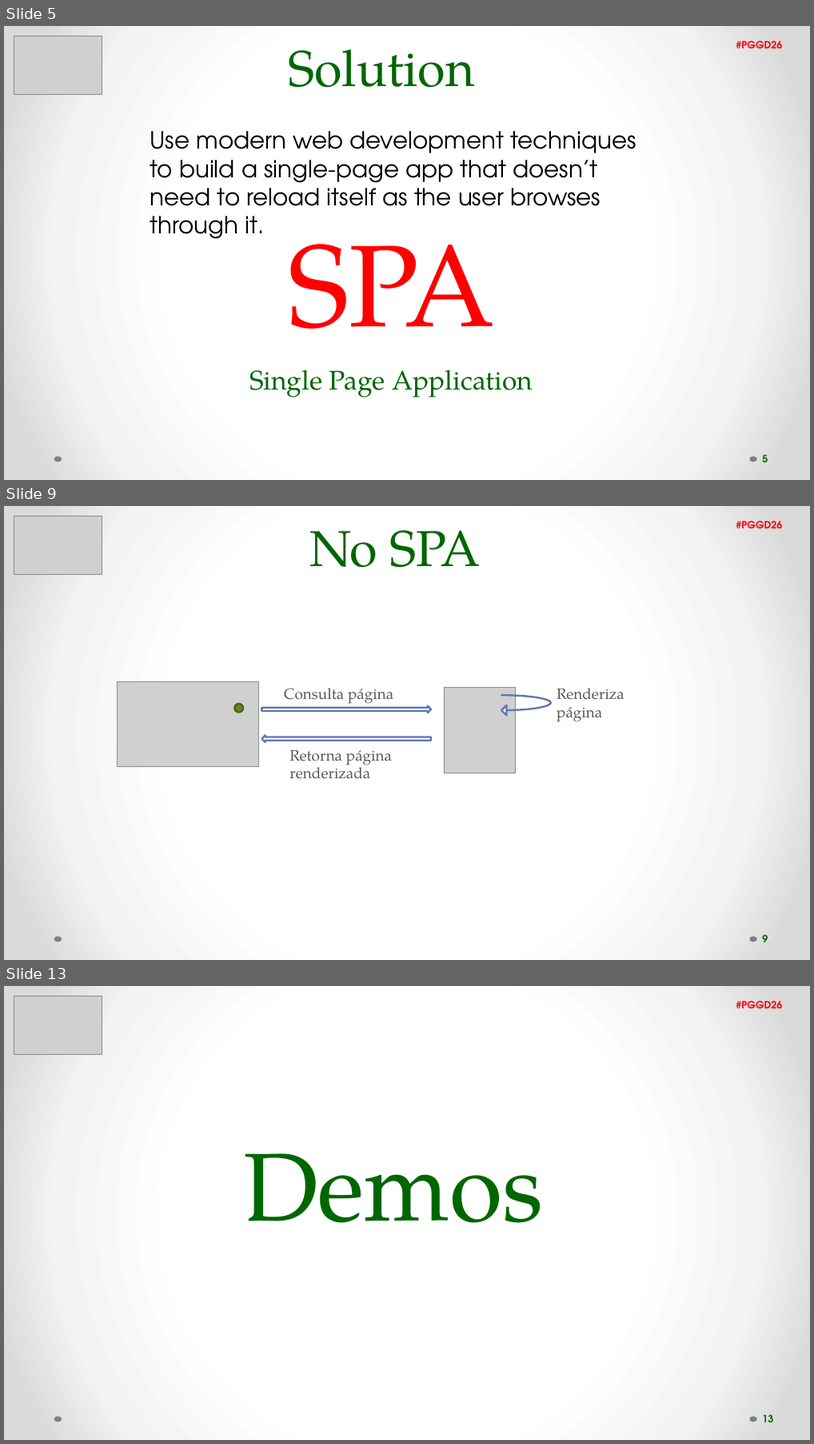
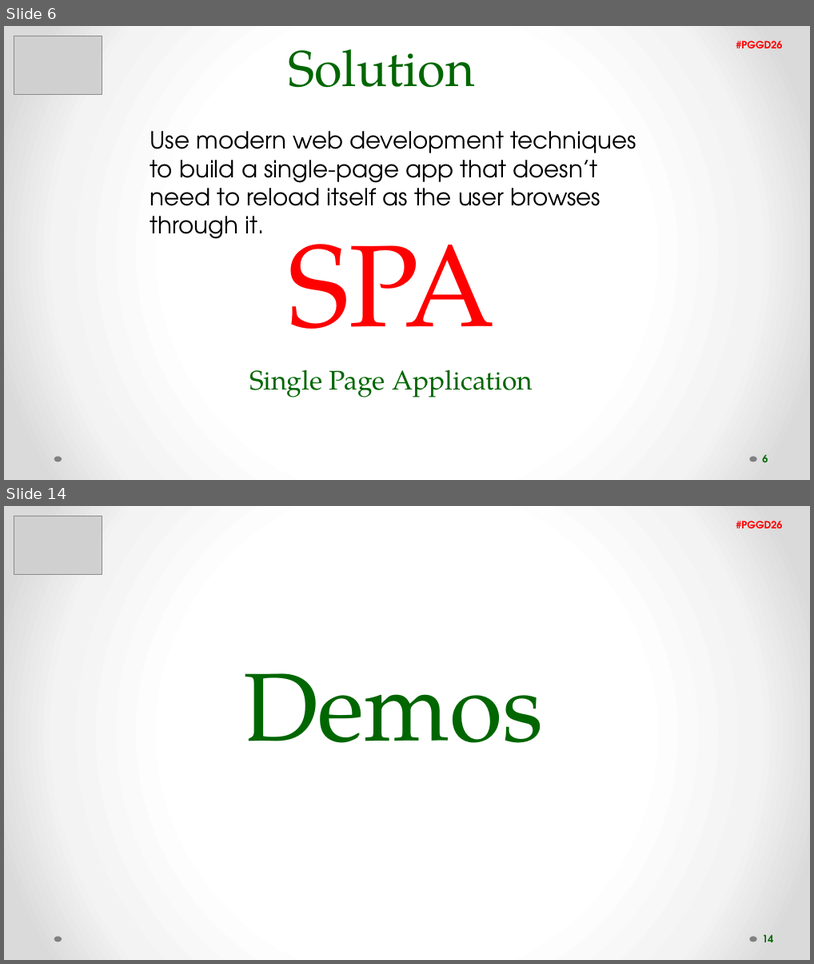
Before and after one commit to filipavm/PGGD26, a slide deck: The power of SPA.pptx. Shown one above the other, each under a label of ours: slides 5, 9 and 13 before the commit, slides 6 and 14 after it; the slides between them are not shown. The pictures are 814x1444 and 814x964 pixels, drawn with LibreOffice and Linux fonts; fonts in the diff are those of the drawing; grey boxes stand for pictures. Boxes give left, top, right and bottom in pixels: in the first picture for what was removed or moved away, otherwise in the second. Text is boxed around its words. In the diff, an @@ line names an element or a change of style, - is before the commit and + after.

```diff
--- a/The power of SPA.pptx
+++ b/The power of SPA.pptx
@@ slide 9 removed at <box>4,506,810,960</box>, background gradient #FFFFFF to #F4F4F4 to #DADADA; not listed: 2 template elements that a slide beside it also shows @@
@@ picture removed at <box>14,516,102,574</box> @@
@@ text removed at <box>736,520,782,528</box> @@
-#PGGD26
@@ text removed at <box>310,530,480,568</box> @@
-No SPA
@@ picture removed at <box>118,681,258,767</box> @@
@@ text removed at <box>284,688,394,704</box> @@
-Consulta página
@@ picture removed at <box>445,688,516,772</box> @@
@@ curved left arrow removed at <box>502,695,551,715</box> @@
@@ text removed at <box>557,688,625,722</box> @@
-Renderiza página
@@ ellipse removed at <box>234,704,243,712</box> @@
@@ right arrow removed at <box>262,706,431,712</box> @@
@@ right arrow removed at <box>262,736,431,742</box> @@
@@ text removed at <box>290,750,392,779</box> @@
-Retorna página renderizada
@@ page number removed at <box>762,934,768,942</box> @@
-9
@@ what was slide 5 is now slide 6 @@
@@ page number at <box>762,454,768,462</box>: text changed @@
-5
+6
@@ what was slide 13 is now slide 14 @@
@@ page number at <box>762,934,774,942</box>: text changed @@
-13
+14
```
Also in this commit, not shown: 11 slides changed, 3 slides added.
